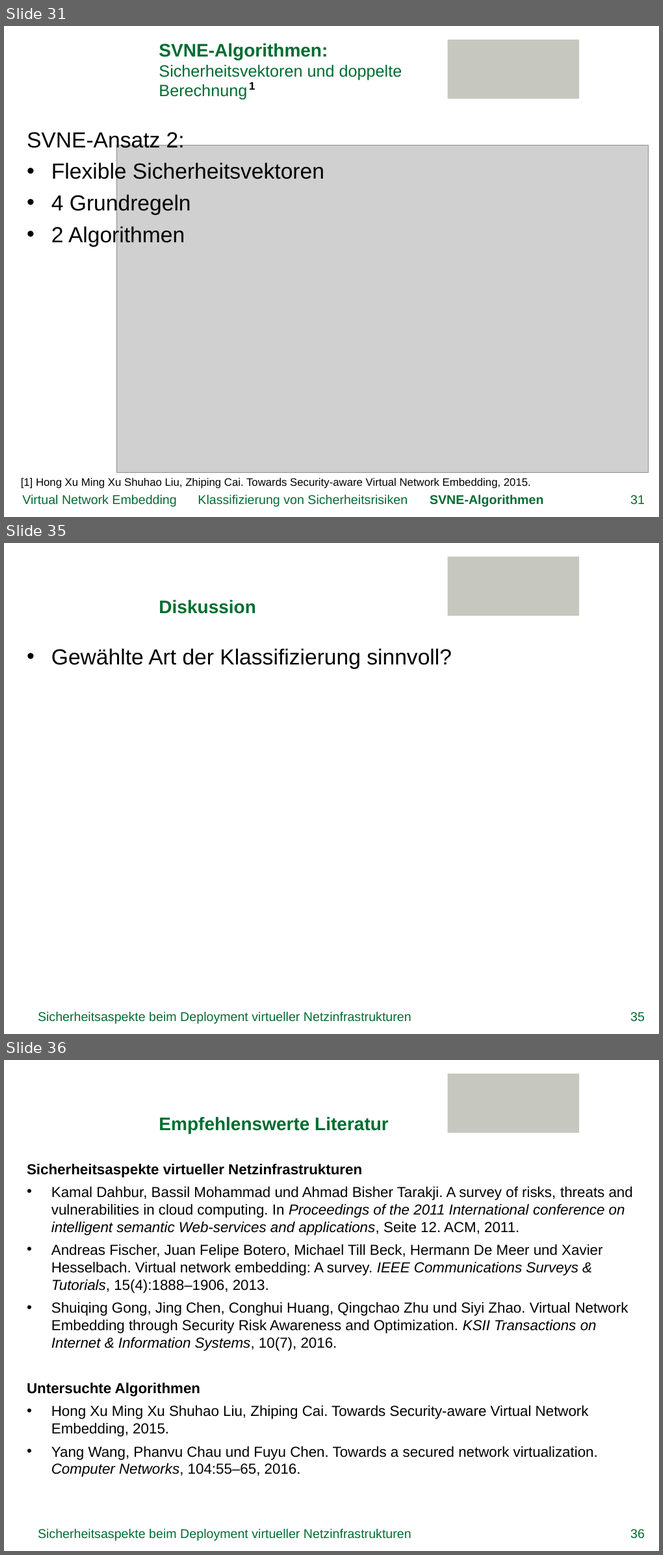
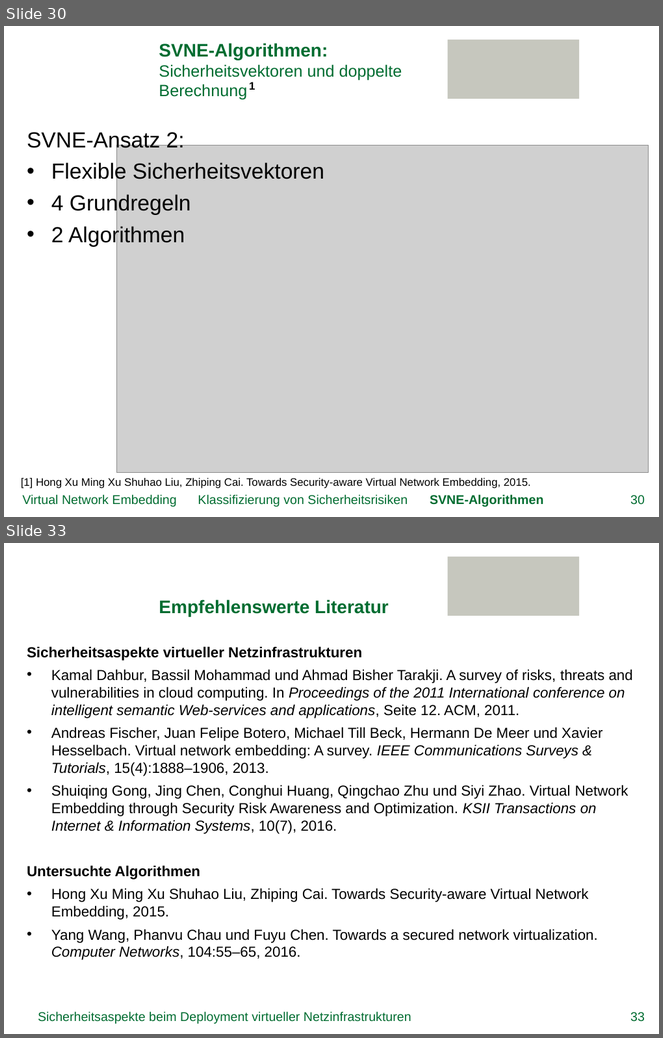
Before and after one commit to GeGroe/timvs, a slide deck: Referat/PowerPoint/TimvS_SVNE.pptx. Shown one above the other, each under a label of ours: slides 31, 35 and 36 before the commit, slides 30 and 33 after it; the slides between them are not shown. The pictures are 663x1555 and 663x1038 pixels, drawn with LibreOffice and Linux fonts; fonts in the diff are those of the drawing; grey boxes stand for pictures; background and template pictures are left out. Boxes give left, top, right and bottom in pixels: in the first picture for what was removed or moved away, otherwise in the second. Text is boxed around its words. In the diff, an @@ line names an element or a change of style, - is before the commit and + after.

```diff
--- a/Referat/PowerPoint/TimvS_SVNE.pptx
+++ b/Referat/PowerPoint/TimvS_SVNE.pptx
@@ slide 35 removed at [4, 543, 659, 1034], background picture (left out); not listed: 1 template element that a slide beside it also shows @@
@@ title removed at [159, 600, 256, 614] @@
-Diskussion
@@ text removed at [51, 648, 452, 669] @@
-• Gewählte Art der Klassifizierung sinnvoll?
@@ text removed at [38, 1012, 412, 1024] @@
-Sicherheitsaspekte beim Deployment virtueller Netzinfrastrukturen
@@ page number removed at [631, 1012, 645, 1022] @@
-35
@@ what was slide 31 is now slide 30 @@
@@ page number at [631, 495, 645, 505]: text changed @@
-31
+30
@@ what was slide 36 is now slide 33 @@
@@ page number at [631, 1012, 645, 1022]: text changed @@
-36
+33
```
Also in this commit, not shown: 9 slides changed, 2 other slides removed, 4 other files.
